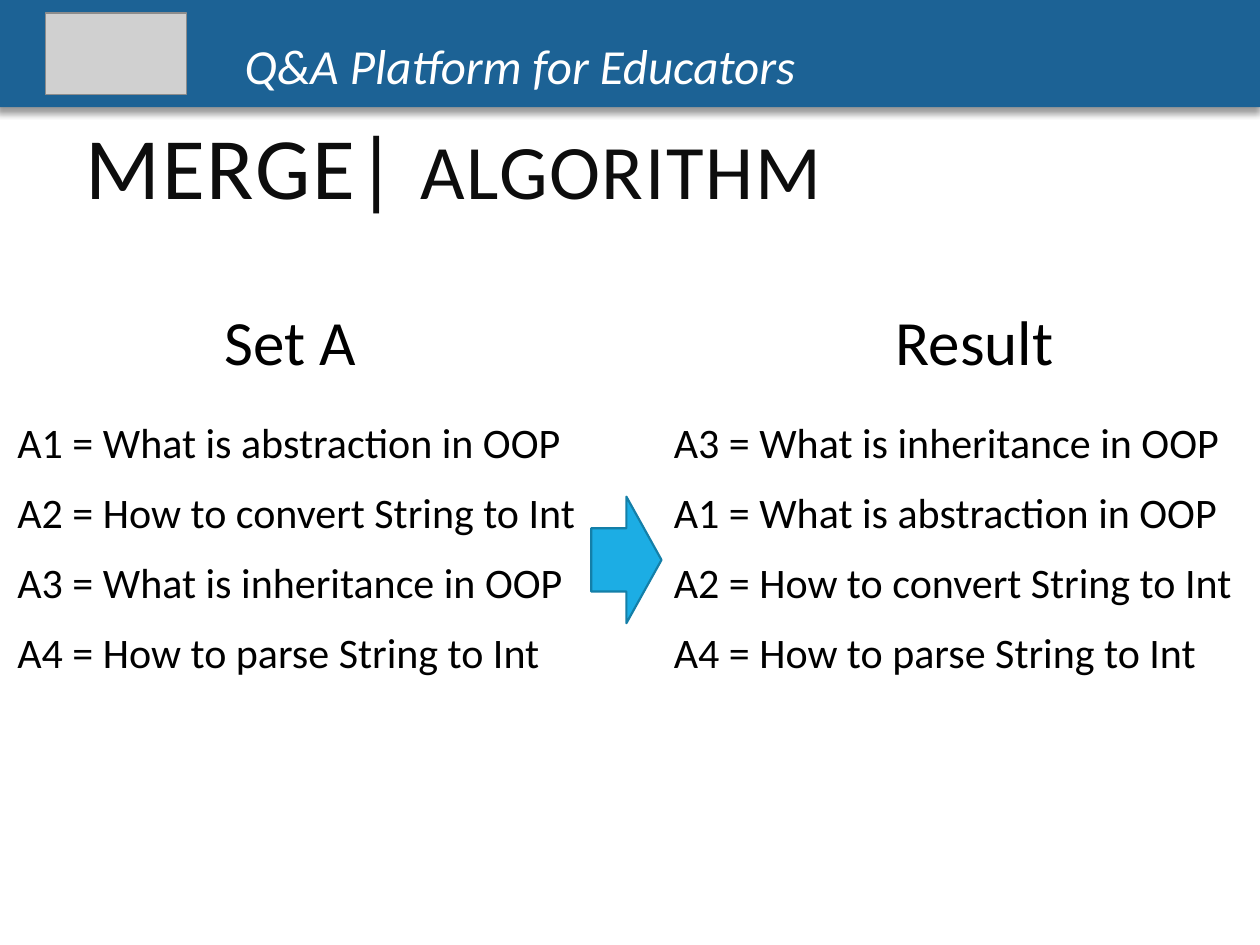
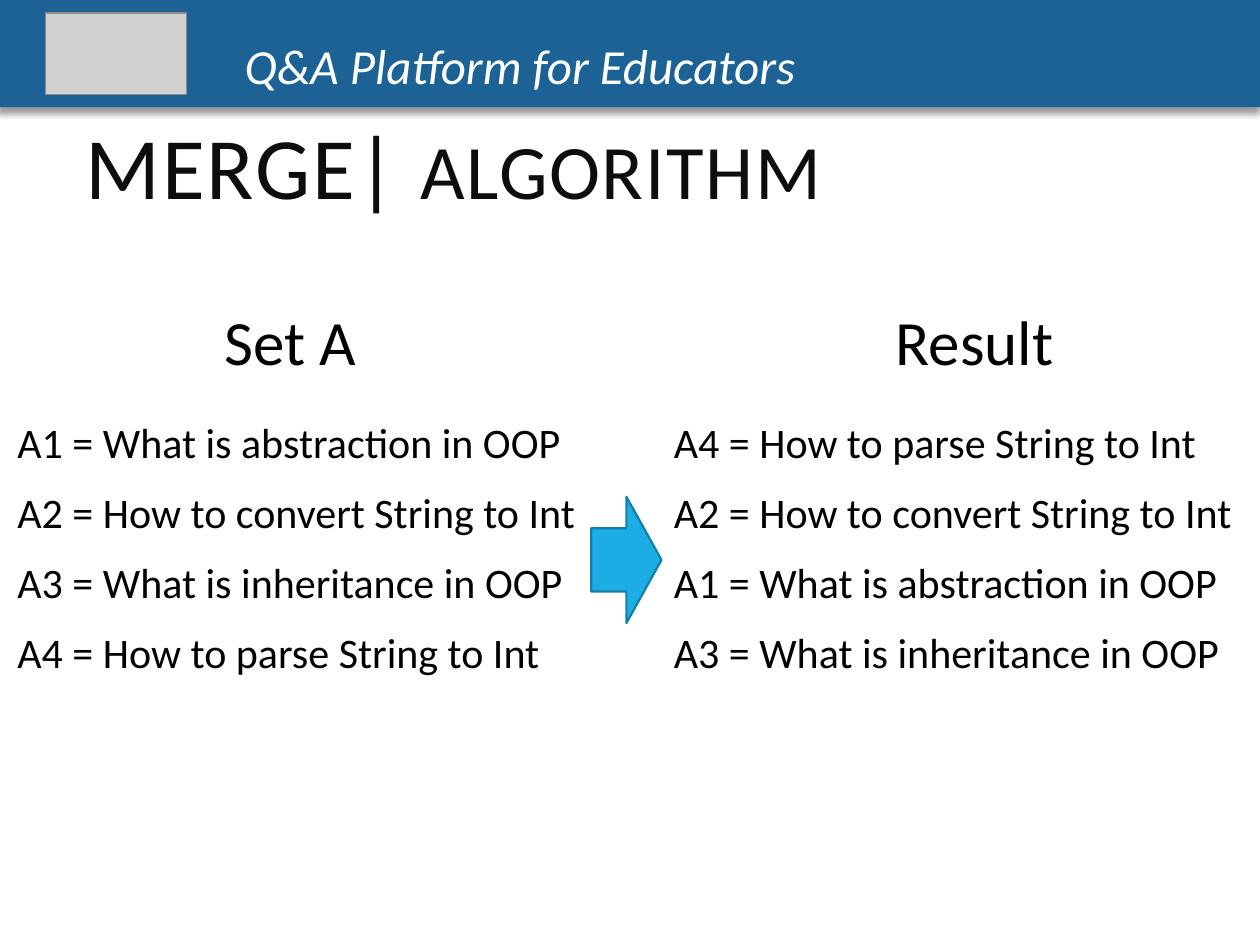
Before and after one commit to CapstoneTeam11/Document, a slide deck: slide 46 of Q-A-PLATFORM-FOR-EDUCATORS-1 (1).pptx. Drawn at 1260x945 pixels with LibreOffice and Linux fonts; fonts in the diff are those of the drawing; grey boxes stand for pictures. Boxes give left, top, right and bottom in pixels: in the first picture for what was removed or moved away, otherwise in the second. Text is boxed around its words. In the diff, an @@ line names an element or a change of style, - is before the commit and + after.

```diff
--- a/Q-A-PLATFORM-FOR-EDUCATORS-1 (1).pptx
+++ b/Q-A-PLATFORM-FOR-EDUCATORS-1 (1).pptx
@@ text at bbox=[674, 429, 1231, 599]: paragraphs added @@
+A4 = How to parse String to Int
+A2 = How to convert String to Int
+A1 = What is abstraction in OOP
@@ text at bbox=[674, 498, 1231, 676]: paragraphs removed @@
-A1 = What is abstraction in OOP
-A2 = How to convert String to Int
-A4 = How to parse String to Int
```
Also in this commit, not shown: 1 other slide changed.
